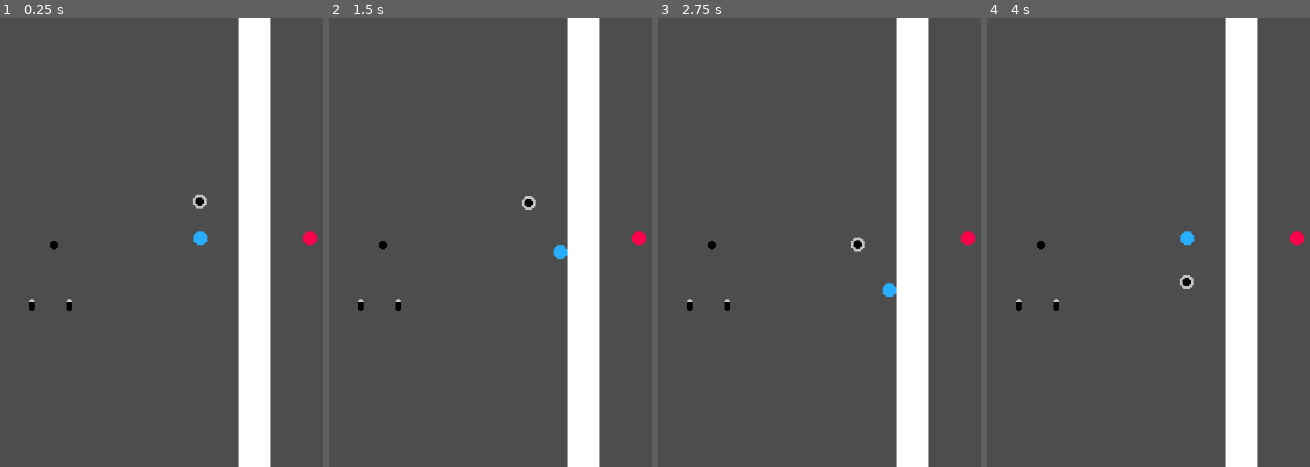
Above: before the commit, frames 1-4 (left to right).
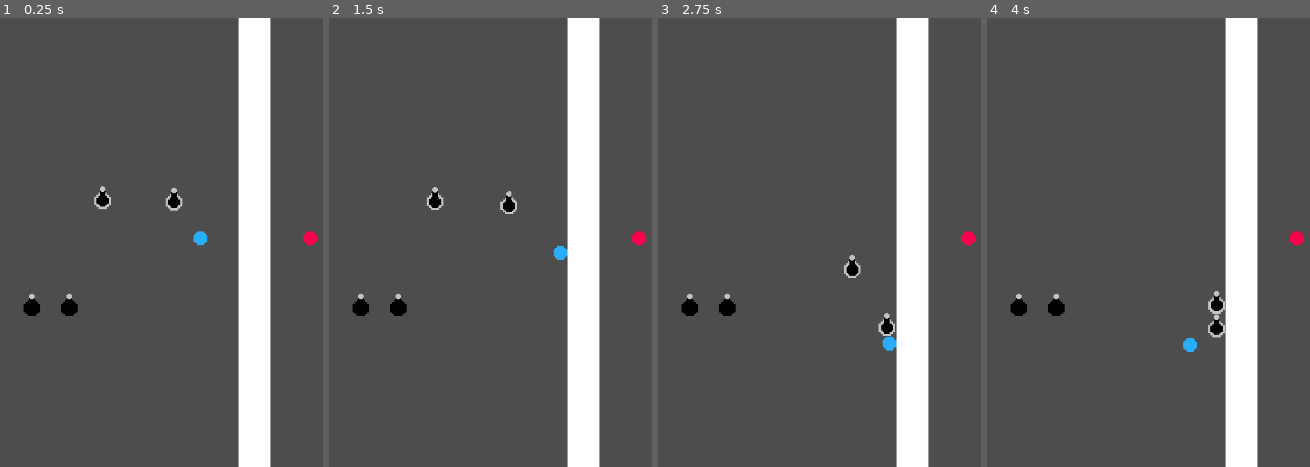
Above: after the commit, the same moments.

Repository: Johnethon/connections_game_jam
Game: Godot game, scene res://main.tscn
Same seed, same stepped clock (60 frames per second), same inputs: the game is played once before the commit and once after it.
Inputs (mouse positions are in pixels of both pictures, inside the frame that each line leads up to):
- Up to frame 1 (0.25 s): no input
- Up to frame 2 (1.5 s): tap Enter at 0.5 s; move the mouse to (outside the picture) at 0.52 s; hold D (negative_move_right) 0.53-1.28 s; tap F (negative_interact) at 0.6 s; tap Shift (positive_interact) at 0.8, 1.35 s; tap Space (negative_toggle_magnet) at 1.25 s; move the mouse to (422, 264) at 1.27 s; hold S (negative_move_down) from 1.28 s (still down)
- Up to frame 3 (2.75 s): tap F (negative_interact) at 1.55, 2.1 s; move the mouse to (outside the picture) at 2.02 s; release S (negative_move_down) at 2.03 s; hold D (negative_move_right) from 2.03 s (still down); tap Shift (positive_interact) at 2.3 s
- Up to frame 4 (4 s): move the mouse to (1200, 332) at 2.77 s; release D (negative_move_right) at 2.78 s; hold W (negative_move_up) 2.78-3.53 s; tap Space (negative_toggle_magnet) at 2.85 s; tap F (negative_interact) at 3.05 s; move the mouse to (outside the picture) at 3.52 s; hold A (negative_move_left) from 3.53 s (still down); tap Shift (positive_interact) at 3.6 s

The runs differ from the first frame. In frame 1, 0.8% of the frame differs, in the area x 7-65%, y 37-67%; in frame 2, 0.8%; in frame 3, 1.0%; in frame 4, 1.0%, in the area x 7-74%, y 47-75%.

Commit message:
power poles are (re)implemented (sowwy deuce)

Diff:
--- a/main.tscn
+++ b/main.tscn
@@ -1,10 +1,9 @@
-[gd_scene load_steps=13 format=3 uid="uid://x55yvehn6kp0"]
+[gd_scene load_steps=12 format=3 uid="uid://x55yvehn6kp0"]
 
 [ext_resource type="PackedScene" uid="uid://depor5otor04j" path="res://player/player_positive.tscn" id="1_0xm2m"]
 [ext_resource type="PackedScene" uid="uid://bq7xhvh0tro57" path="res://player/player_negative.tscn" id="2_h2yge"]
-[ext_resource type="PackedScene" uid="uid://bc4cqt6bn6o17" path="res://objects/magnetic_object.tscn" id="3_h2yge"]
 [ext_resource type="PackedScene" uid="uid://dhvabo5lp4egj" path="res://objects/power_cable.tscn" id="4_1bvp3"]
-[ext_resource type="PackedScene" uid="uid://ct434ubci1anv" path="res://objects/PowerCableAttachPoint.tscn" id="5_lquwl"]
+[ext_resource type="PackedScene" uid="uid://dqu38v4jtyg7s" path="res://objects/power_pole_1.tscn" id="5_lquwl"]
 
 [sub_resource type="RectangleShape2D" id="RectangleShape2D_272bh"]
 size = Vector2(45, 810)
@@ -35,14 +34,9 @@
 
 [node name="PlayerPositive" parent="." instance=ExtResource("1_0xm2m")]
 position = Vector2(80, 1)
-positive = true
 
 [node name="PlayerNegative" parent="." instance=ExtResource("2_h2yge")]
 position = Vector2(-78, 1)
-
-[node name="MagneticObject" parent="." instance=ExtResource("3_h2yge")]
-position = Vector2(-79, -52)
-lock_x = true
 
 [node name="StaticBody2D" type="StaticBody2D" parent="."]
 
@@ -86,11 +80,14 @@
 shape = SubResource("RectangleShape2D_7mycd")
 debug_color = Color(0.9529412, 0, 0.54901963, 1)
 
-[node name="PowerCableAttachPoint" parent="." instance=ExtResource("5_lquwl")]
-position = Vector2(-289, 11)
-
 [node name="PowerCable" parent="." instance=ExtResource("4_1bvp3")]
 position = Vector2(-321, 102)
 
 [node name="PowerCable2" parent="." instance=ExtResource("4_1bvp3")]
 position = Vector2(-267, 102)
+
+[node name="PowerPole1" parent="." instance=ExtResource("5_lquwl")]
+position = Vector2(-219, -53)
+
+[node name="PowerPole2" parent="." instance=ExtResource("5_lquwl")]
+position = Vector2(-116, -51)
--- a/objects/PowerCableAttachPoint.tscn
+++ b/objects/PowerCableAttachPoint.tscn
@@ -17,6 +17,7 @@
 shape = SubResource("CircleShape2D_s61vp")
 
 [node name="Sprite2D" type="Sprite2D" parent="."]
+z_index = 1
 texture_filter = 3
 scale = Vector2(1.5, 1.5)
 texture = ExtResource("2_s61vp")
--- a/objects/Powerable.gd
+++ b/objects/Powerable.gd
@@ -24,7 +24,10 @@
 	if prev_power != has_power:
 		pass
 
+	personal_process(delta)
 
+func personal_process(delta : float):
+	pass
 
 func connect_input(input_to_add : Powerable):
 	if not can_take_inputs:
--- /dev/null
+++ b/objects/door.tscn
@@ -0,0 +1,3 @@
+[gd_scene format=3 uid="uid://66upyitbgrt7"]
+
+[node name="Door" type="Node2D"]
--- a/objects/magnetic_object.gd
+++ b/objects/magnetic_object.gd
@@ -10,6 +10,7 @@
 var base_x = 0
 var base_y = 0
 
+var avoid_collision_box : Area2D = null
 func _ready():
 
 	if lock_x:
@@ -26,6 +27,20 @@
 	collision_layer += 1 << 3
 	collision_mask += 1 << 3
 
+	linear_damp = 1
+	gravity_scale = 0.0
+
+	contact_monitor = true
+
+	avoid_collision_box = Area2D.new()
+	add_child(avoid_collision_box)
+	var new_col_box = $CollisionShape2D.duplicate()
+	avoid_collision_box.add_child(new_col_box)
+	new_col_box.scale *= 1.3
+	avoid_collision_box.body_entered.connect(stop_moving)
+	avoid_collision_box.body_exited.connect(start_moving)
+
+var player_close = false
 func _integrate_forces(state: PhysicsDirectBodyState2D) -> void:
 
 	rotation = 0.0
@@ -35,3 +50,17 @@
 
 	if lock_y:
 		global_position.y = base_y
+
+	if player_close:
+		linear_velocity = Vector2.ZERO
+
+	if len(get_colliding_bodies()) != 0:
+		linear_velocity = Vector2.ZERO
+
+func stop_moving(body : Node2D):
+	if body is Player:
+		player_close = true
+
+func start_moving(body : Node2D):
+	if body is Player:
+		player_close = false
--- a/objects/magnetic_object.tscn
+++ b/objects/magnetic_object.tscn
@@ -1,22 +1,21 @@
-[gd_scene load_steps=5 format=3 uid="uid://bc4cqt6bn6o17"]
+[gd_scene load_steps=4 format=3 uid="uid://bc4cqt6bn6o17"]
 
 [ext_resource type="Script" uid="uid://7l3vo5xlakgv" path="res://objects/magnetic_object.gd" id="1_xu8qx"]
 [ext_resource type="Texture2D" uid="uid://b8wj7d4n63cc6" path="res://sprites/grey_circle.png" id="2_a1sl3"]
-[ext_resource type="PackedScene" uid="uid://ct434ubci1anv" path="res://objects/PowerCableAttachPoint.tscn" id="3_5t1rt"]
 
 [sub_resource type="CircleShape2D" id="CircleShape2D_xu8qx"]
 
 [node name="MagneticObject" type="RigidBody2D"]
 gravity_scale = 0.0
+contact_monitor = true
+max_contacts_reported = 1
 linear_damp = 1.0
 script = ExtResource("1_xu8qx")
 
-[node name="CollisionShape3D" type="CollisionShape2D" parent="."]
+[node name="CollisionShape2D" type="CollisionShape2D" parent="."]
 shape = SubResource("CircleShape2D_xu8qx")
 
 [node name="Sprite2D" type="Sprite2D" parent="."]
 texture_filter = 3
 scale = Vector2(2.5, 2.5)
 texture = ExtResource("2_a1sl3")
-
-[node name="PowerCableAttachPoint" parent="." instance=ExtResource("3_5t1rt")]
--- a/objects/power_cable.gd
+++ b/objects/power_cable.gd
@@ -4,13 +4,15 @@
 var attached : bool = false
 @export var node_i_am_attached_to : Node2D = null
 
-@export var max_length = 1000
-@export var max_spool_scale = 4.0
+@export var max_length = 300
+@export var max_spool_scale = 3.0
 
 @onready var head_hitbox : Area2D = $head_hitbox
 @onready var cable_head : Sprite2D = $cable_head
 @onready var cable_body : Sprite2D = $cable_body
+@onready var cable_spool : Sprite2D = $cable_spool
 
+var cable_head_home_position = Vector2.ZERO
 
 func interact(node_interacting_with_me : Node2D):
 	if node_interacting_with_me is Player:
@@ -24,21 +26,33 @@
 			node_i_am_attached_to = node_interacting_with_me
 
 func _ready():
+
 	if node_i_am_attached_to != null:
 		attached = true
 
-func _process(_delta : float):
+	if get_parent() is RigidBody2D:
+		cable_spool.get_child(0).get_child(0).disabled = true
+
+	cable_head_home_position = cable_head.position
+
+func personal_process(delta : float):
 
 	if attached:
 		head_hitbox.global_position = node_i_am_attached_to.global_position
 
-		if head_hitbox.global_position.distance_to(node_i_am_attached_to.global_position) > max_length:
-			#return home
+		if head_hitbox.global_position.distance_to(global_position) > max_length:
 			attached = false
+
+			if node_i_am_attached_to is Powerable:
+				node_i_am_attached_to.power_inputs.erase(self)
+			elif node_i_am_attached_to is Player:
+				node_i_am_attached_to.held_object = null
+			node_i_am_attached_to = null
 
 		#if node_i_am_attached_to is Powerable
 	else:
-		pass
+
+		head_hitbox.position = head_hitbox.position.lerp(cable_head_home_position, delta * 3)
 
 	cable_head.global_position = head_hitbox.global_position
 
@@ -49,3 +63,6 @@
 	cable_body.look_at(global_position)
 
 	cable_body.scale.x = dist_to / 8 #px size of player sprite
+
+	var spool_scale = max_spool_scale - (max_spool_scale - 1) * dist_to / max_length
+	cable_spool.scale = Vector2(spool_scale, spool_scale)
--- a/objects/power_cable.tscn
+++ b/objects/power_cable.tscn
@@ -15,17 +15,18 @@
 script = ExtResource("1_m78di")
 
 [node name="cable_head" type="Sprite2D" parent="."]
+z_index = 1
 texture_filter = 3
-position = Vector2(0, -9)
+position = Vector2(0, -17)
 texture = ExtResource("3_gx3ff")
 
 [node name="cable_body" type="Sprite2D" parent="."]
 texture_filter = 3
-position = Vector2(10, -4)
+position = Vector2(10, 1)
 texture = ExtResource("3_rdu7w")
 
 [node name="head_hitbox" type="Area2D" parent="."]
-position = Vector2(0, -9)
+position = Vector2(0, -17)
 collision_layer = 2
 collision_mask = 2
 
@@ -33,11 +34,11 @@
 shape = SubResource("CircleShape2D_p5bab")
 debug_color = Color(0.8901961, 0, 0.8, 1)
 
-[node name="cable_spoil" type="Sprite2D" parent="."]
+[node name="cable_spool" type="Sprite2D" parent="."]
 texture_filter = 3
 texture = ExtResource("3_402ci")
 
-[node name="StaticBody2D" type="StaticBody2D" parent="cable_spoil"]
+[node name="StaticBody2D" type="StaticBody2D" parent="cable_spool"]
 
-[node name="CollisionShape2D" type="CollisionShape2D" parent="cable_spoil/StaticBody2D"]
+[node name="CollisionShape2D" type="CollisionShape2D" parent="cable_spool/StaticBody2D"]
 shape = SubResource("CircleShape2D_402ci")
--- /dev/null
+++ b/objects/power_pole_1.gd
@@ -0,0 +1 @@
+extends MagneticObject
--- /dev/null
+++ b/objects/power_pole_1.tscn
@@ -0,0 +1,26 @@
+[gd_scene load_steps=6 format=3 uid="uid://dqu38v4jtyg7s"]
+
+[ext_resource type="Script" uid="uid://bbsg8omv06al7" path="res://objects/power_pole_1.gd" id="1_52y2m"]
+[ext_resource type="PackedScene" uid="uid://ct434ubci1anv" path="res://objects/PowerCableAttachPoint.tscn" id="2_ovfef"]
+[ext_resource type="Texture2D" uid="uid://b8wj7d4n63cc6" path="res://sprites/grey_circle.png" id="3_sfufi"]
+[ext_resource type="PackedScene" uid="uid://dhvabo5lp4egj" path="res://objects/power_cable.tscn" id="4_ovfef"]
+
+[sub_resource type="CircleShape2D" id="CircleShape2D_5vuel"]
+radius = 13.038404
+
+[node name="PowerPole1" type="RigidBody2D"]
+script = ExtResource("1_52y2m")
+
+[node name="PowerCableAttachPoint" parent="." instance=ExtResource("2_ovfef")]
+scale = Vector2(-1.4284438, -1.423775)
+
+[node name="Sprite2D" type="Sprite2D" parent="."]
+texture_filter = 3
+scale = Vector2(3, 3)
+texture = ExtResource("3_sfufi")
+
+[node name="CollisionShape2D" type="CollisionShape2D" parent="."]
+shape = SubResource("CircleShape2D_5vuel")
+
+[node name="PowerCable" parent="." instance=ExtResource("4_ovfef")]
+max_spool_scale = 1.5
--- a/player/player.gd
+++ b/player/player.gd
@@ -6,7 +6,7 @@
 @onready var magnet_range : Area2D = $magnet_range
 @onready var interact_range : Area2D = $interact_range
 
-var move_speed = 100.0
+var move_speed = 200.0
 
 var pulling : bool = false
 
@@ -42,16 +42,22 @@
 			if held_object:
 				if thing is Powerable and held_object is PowerCable:
 
+					#Check if the target is able to take inputs
 					if not thing.can_take_inputs:
 						continue
 
+					#Check if target already has a cable plugged in
 					var already_has_cable_input = false
 					for input in thing.power_inputs:
 						if input is PowerCable:
 							already_has_cable_input = true
 							break
+					if already_has_cable_input:
+						continue
 
-					if already_has_cable_input:
+					#Check if target's parent is the held_object's parent
+					#this is to avoid plugging a power pole into itself
+					if held_object.get_parent() == thing.get_parent():
 						continue
 
 					thing.connect_input(held_object)
@@ -69,7 +75,7 @@
 				held_object = null
 
 
-func _process(_delta: float) -> void:
+func _process(delta: float) -> void:
 
 	# Get the input direction and handle the movement/deceleration.
 	# As good practice, you should replace UI actions with custom gameplay actions.
@@ -79,16 +85,14 @@
 
 	else:
 		input_dir = Input.get_vector("negative_move_left", "negative_move_right", "negative_move_up", "negative_move_down")
-
+	input_dir = input_dir.normalized()
 	#var direction := (transform.basis * Vector3(input_dir.x, 0, input_dir.y)).normalized()
 	if input_dir:
-		velocity.x = input_dir.x * move_speed
-		velocity.y = input_dir.y * move_speed
 
 		last_move_dir = input_dir
-	else:
-		velocity.x = move_toward(velocity.x, 0, move_speed)
-		velocity.y = move_toward(velocity.y, 0, move_speed)
+
+	velocity.x = move_toward(velocity.x, input_dir.x * move_speed, move_speed * delta * 5)
+	velocity.y = move_toward(velocity.y, input_dir.y * move_speed, move_speed * delta * 5)
 
 	if pulling:
 		for body in magnet_range.get_overlapping_bodies():
@@ -97,8 +101,9 @@
 				var dir_to = global_position.direction_to(body.global_position).normalized()
 				var dist_to = global_position.distance_to(body.global_position)
 				var toward_or_away = ( 1 - 2 * int(body.positive == not positive) )
-				var power = 10000/dist_to
-
-				body.apply_central_force( dir_to * toward_or_away * power)
+				var power = clamp(100/dist_to * 500, 100, 500)
+				#print(power)
+				if not body.player_close:
+					body.apply_central_force( dir_to * toward_or_away * power)
 
 	move_and_slide()
--- a/player/player_positive.tscn
+++ b/player/player_positive.tscn
@@ -14,7 +14,6 @@
 collision_layer = 5
 collision_mask = 5
 script = ExtResource("1_hn50j")
-positive = null
 
 [node name="Sprite2D" type="Sprite2D" parent="."]
 texture_filter = 3
--- a/powerpole.gd
+++ /dev/null
@@ -1,17 +0,0 @@
-extends StaticBody2D
-
-
-@export var target : Node2D
-var active : bool = false
-
-func _on_area_2d_body_entered(body: Node2D) -> void:
-	if body.is_in_group("cable"):
-		if target.has_method("activate"):
-			target.activate()
-			active = true
-
-func _on_area_2d_body_exited(body: Node2D) -> void:
-	if body.is_in_group("cable"):
-		if target.has_method("deactivate"):
-			target.deactivate()
-			active = false
--- a/powerpole.tscn
+++ /dev/null
@@ -1,24 +0,0 @@
-[gd_scene load_steps=4 format=3 uid="uid://cstqxtsk5wmvh"]
-
-[ext_resource type="Script" uid="uid://dy37b2amm7x57" path="res://powerpole.gd" id="1_2u6hj"]
-[ext_resource type="Texture2D" uid="uid://b8wj7d4n63cc6" path="res://sprites/grey_circle.png" id="2_iks52"]
-
-[sub_resource type="CircleShape2D" id="CircleShape2D_ykcex"]
-radius = 4.1231055
-
-[node name="Powerpole" type="StaticBody2D"]
-script = ExtResource("1_2u6hj")
-
-[node name="CollisionShape2D" type="CollisionShape2D" parent="."]
-shape = SubResource("CircleShape2D_ykcex")
-
-[node name="Sprite2D" type="Sprite2D" parent="."]
-texture = ExtResource("2_iks52")
-
-[node name="Area2D" type="Area2D" parent="."]
-
-[node name="CollisionShape2D" type="CollisionShape2D" parent="Area2D"]
-shape = SubResource("CircleShape2D_ykcex")
-
-[connection signal="body_entered" from="Area2D" to="." method="_on_area_2d_body_entered"]
-[connection signal="body_exited" from="Area2D" to="." method="_on_area_2d_body_exited"]
Not shown, added: objects/power_pole_1.gd.uid
Not shown, removed: powerpole.gd.uid
